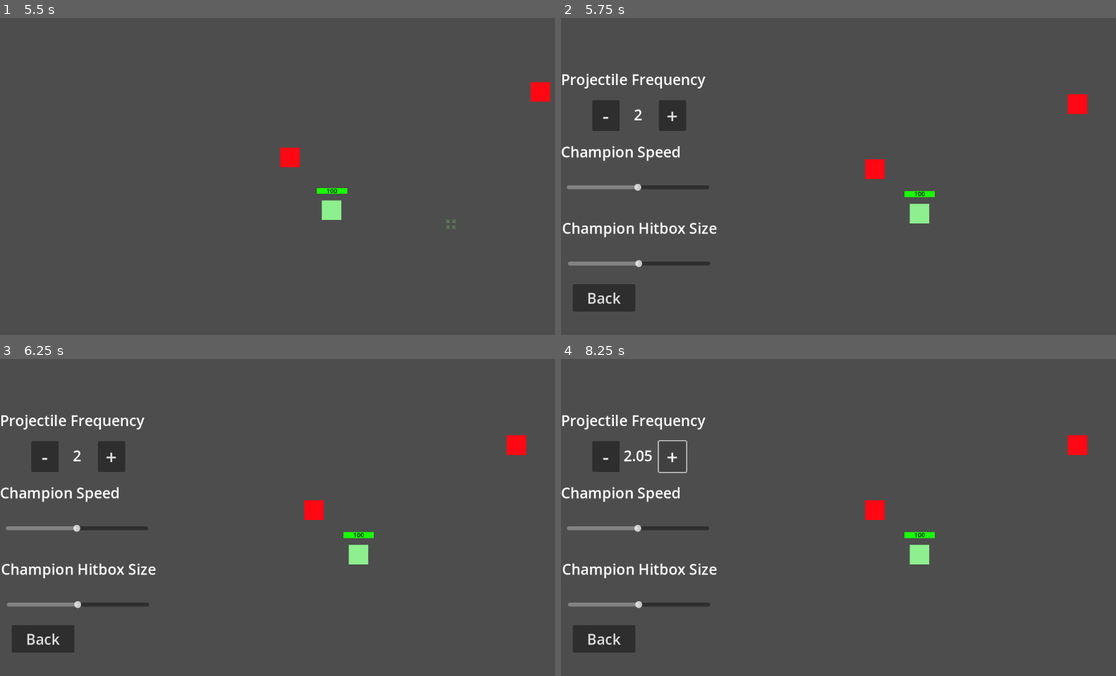
Above: before the commit, frames 1-4 (two rows, left to right).
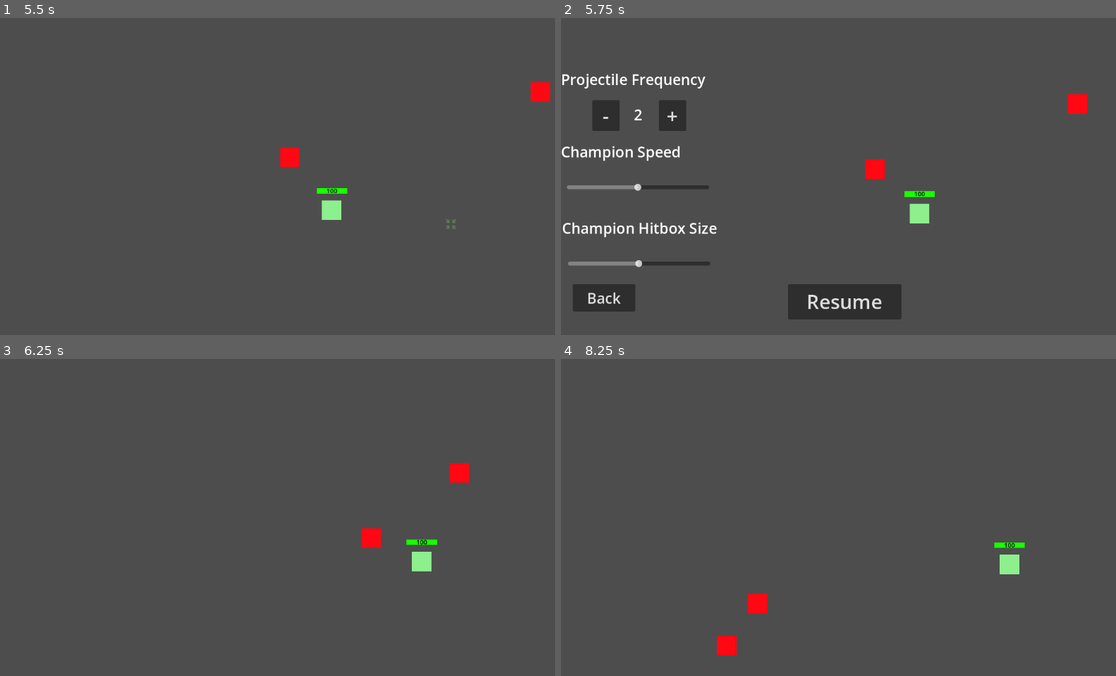
Above: after the commit, the same moments.

Repository: OhijMik/League-of-Dodgers
Game: Godot game, scene res://main_menu.tscn
Same seed, same stepped clock (60 frames per second), same inputs: the game is played once before the commit and once after it.
Inputs (mouse positions are in pixels of both pictures, inside the frame that each line leads up to):
- Up to frame 1 (5.5 s): click "Custom" at 0.5 s; click "Start" at 1.25 s; tap Enter at 2 s; move the mouse to (405, 160) at 2.02 s; right-click (405, 160) at 2.1 s; move the mouse to (166, 192) at 2.77 s; right-click (166, 192) at 2.85 s; move the mouse to (338, 106) at 3.52 s; right-click (338, 106) at 3.6 s; move the mouse to (255, 239) at 4.27 s; right-click (255, 239) at 4.35 s; move the mouse to (449, 224) at 5.02 s; right-click (449, 224) at 5.1 s
- Up to frame 2 (5.75 s): tap Escape (escape) at 5.65 s
- Up to frame 3 (6.25 s): click (283, 644) at 5.75 s, where only the run after the commit has a clickable "Resume"
- Up to frame 4 (8.25 s): click (672, 457) at 6.5 s, where only the run before the commit has a clickable "+"; click (605, 457) at 7.25 s, where only the run before the commit has a clickable "-"; click (672, 457) at 8 s, where only the run before the commit has a clickable "+"

Frame 1 is identical in both runs. In frame 2, 2.2% of the frame differs, in the area x 40-62%, y 83-96%; in frame 3, 5.2%, in the area x 0-95%, y 17-93%; in frame 4, 5.0%.

Commit message:
Added the resume button
- Added the resume button to the custom game

Diff:
--- a/game_scene.gd
+++ b/game_scene.gd
@@ -26,10 +26,12 @@
 		if global.paused:
 			global.paused = false
 			ui.hide()
+			$ResumeButton.hide()
 			projectile_spawn_timer.set_paused(false)
 		else:
 			global.paused = true
 			ui.show()
+			$ResumeButton.show()
 			projectile_spawn_timer.set_paused(true)
 
 	$UI/ProjectileFrequency/FrequencyLabel.text = str(projectile_spawn_timer.wait_time)
@@ -60,3 +62,10 @@
 
 func _on_back_button_pressed():
 	get_tree().change_scene_to_file("res://main_menu.tscn")
+
+
+func _on_resume_button_pressed():
+	global.paused = false
+	ui.hide()
+	$ResumeButton.hide()
+	projectile_spawn_timer.set_paused(false)
--- a/game_scene.tscn
+++ b/game_scene.tscn
@@ -107,6 +107,15 @@
 theme_override_font_sizes/font_size = 40
 text = "Start"
 
+[node name="ResumeButton" type="Button" parent="."]
+visible = false
+offset_left = 464.0
+offset_top = 544.0
+offset_right = 696.0
+offset_bottom = 616.0
+theme_override_font_sizes/font_size = 40
+text = "Resume"
+
 [connection signal="timeout" from="ProjectileSpawn" to="." method="_on_projectile_spawn_timeout"]
 [connection signal="timeout" from="ProjectileSpawn" to="Projectiles" method="_on_projectile_spawn_timeout"]
 [connection signal="value_changed" from="UI/ChampionHitboxSize/HitboxSlider" to="." method="_on_h_slider_value_changed"]
@@ -115,3 +124,4 @@
 [connection signal="pressed" from="UI/ProjectileFrequency/MinusButton" to="." method="_on_minus_button_pressed"]
 [connection signal="pressed" from="UI/BackButton" to="." method="_on_back_button_pressed"]
 [connection signal="pressed" from="StartButton" to="." method="_on_start_button_pressed"]
+[connection signal="pressed" from="ResumeButton" to="." method="_on_resume_button_pressed"]
